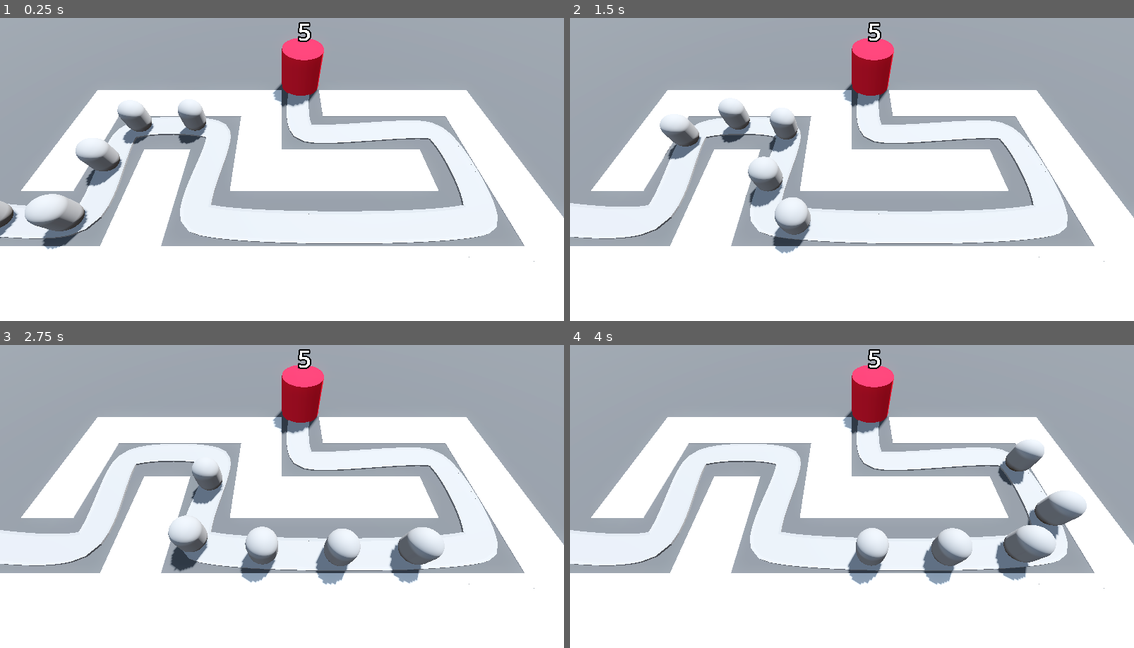
Above: before the commit, frames 1-4 (two rows, left to right).
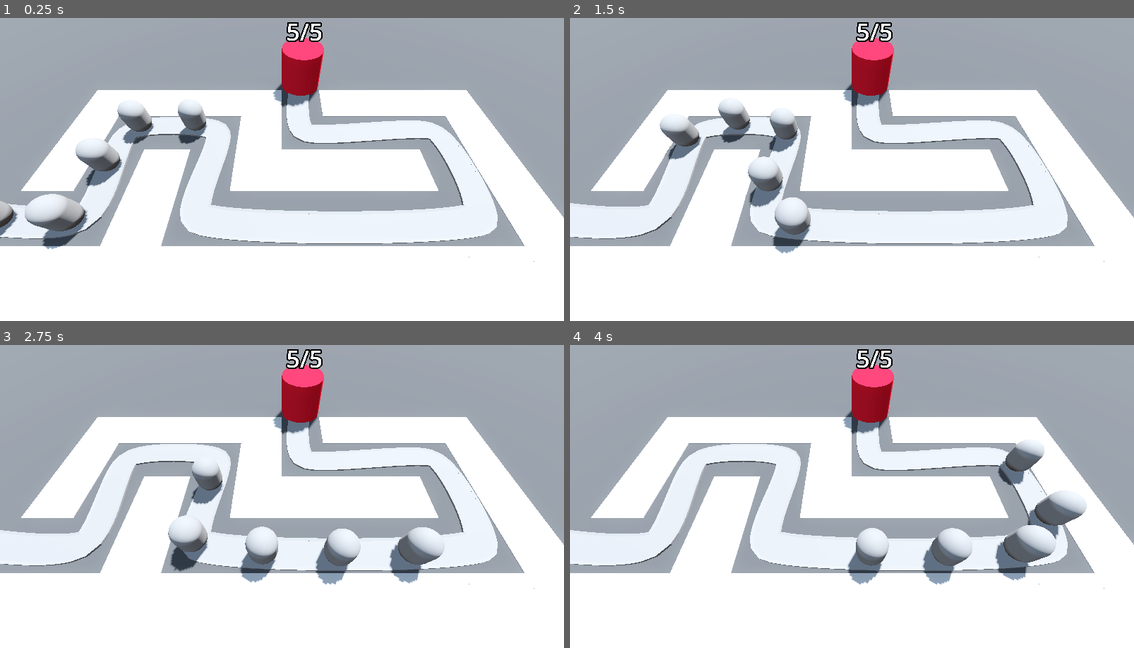
Above: after the commit, the same moments.

Repository: benediktms/BarbarianBlaster
Game: Godot game, scene res://levels/base_level.tscn
Same seed, same stepped clock (60 frames per second), same inputs: the game is played once before the commit and once after it.
Inputs:
- Up to frame 1 (0.25 s): no input
- Up to frame 2 (1.5 s): no input
- Up to frame 3 (2.75 s): no input
- Up to frame 4 (4 s): no input

The runs differ from the first frame. In frame 1, 0.3% of the frame differs, in the area x 50-58%, y 1-8%; in frame 2, 0.3%; in frame 3, 0.3%; in frame 4, 0.3%.

Commit message:
feat: add color display based on current health

Diff:
--- a/base/base.gd
+++ b/base/base.gd
@@ -6,7 +6,8 @@
 var current_health: int:
 	set(new_value):
 		current_health = new_value
-		label_3d.text = str(new_value)
+		label_3d.text = str(new_value) + "/" + str(max_health)
+		label_3d.modulate = Color.RED.lerp(Color.WHITE, float(current_health) / float(max_health))
 		if current_health < 1:
 			get_tree().reload_current_scene()
 	get:
--- a/levels/base_level.tscn
+++ b/levels/base_level.tscn
@@ -125,5 +125,5 @@
 speed = 10.0
 
 [node name="Base" parent="Path3D" instance=ExtResource("3_7r3lq")]
-transform = Transform3D(0.999999, -0.000402562, 0.000739535, 0.000406451, 1, -0.000232175, -0.000739307, 0.000230938, 0.999999, 1.99336, 0.00288696, -9.00147)
+transform = Transform3D(0.999999, -0.000402404, 0.000739696, 0.000406647, 1, -0.000232305, -0.000739458, 0.000230907, 0.999999, 1.99336, 0.00288696, -9.00147)
 max_health = 5
